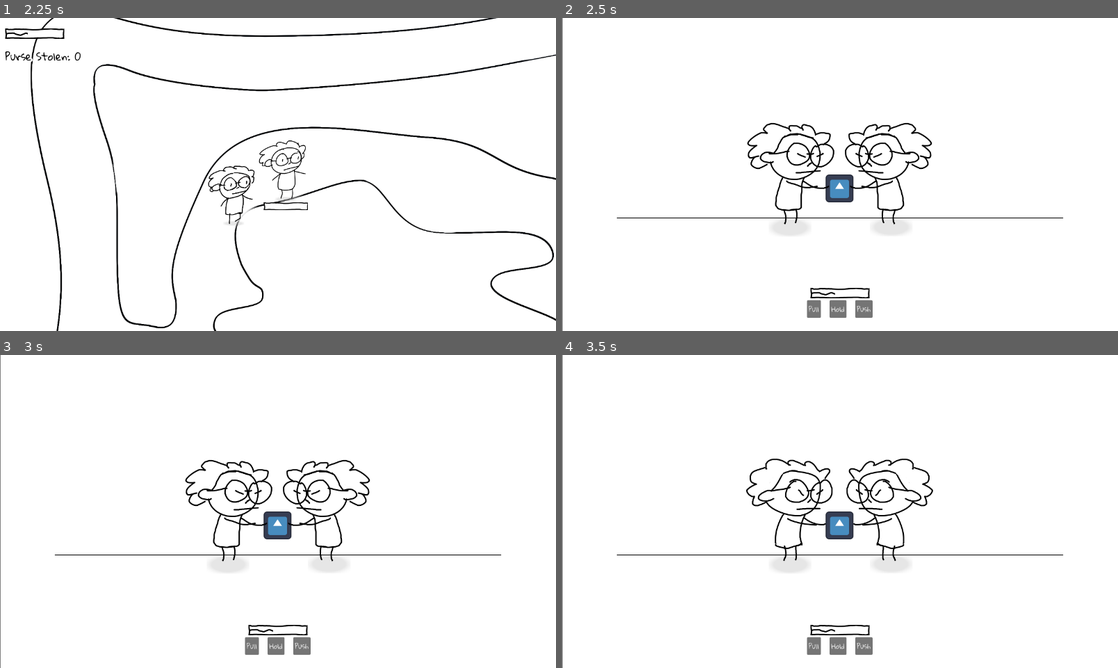
Above: before the commit, frames 1-4 (two rows, left to right).
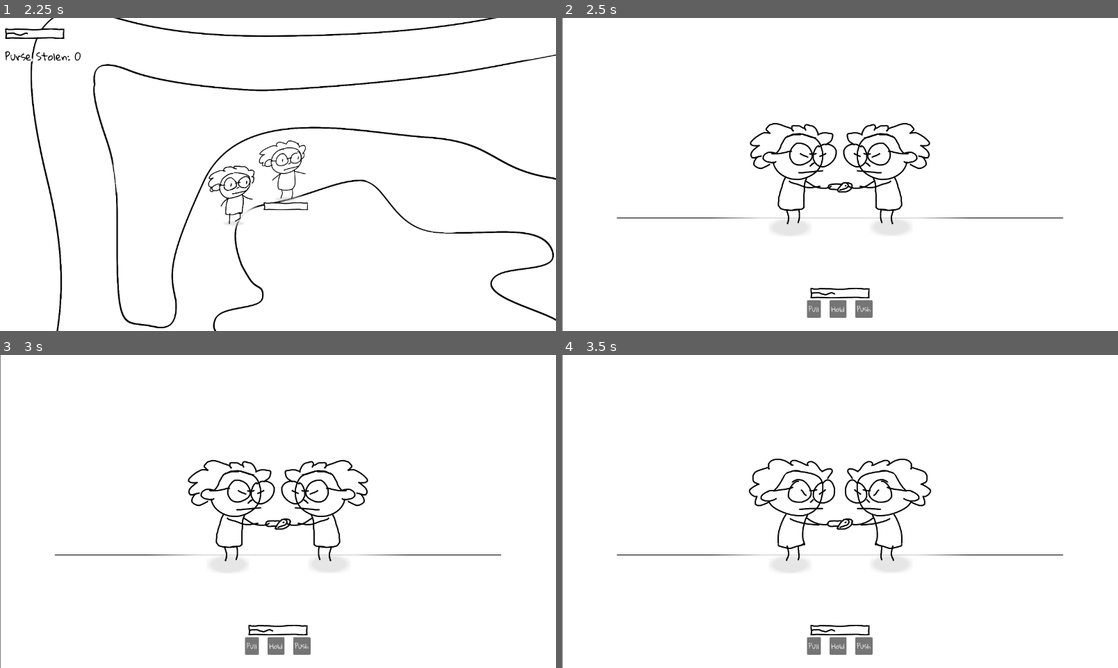
Above: after the commit, the same moments.

Repository: johnreybacal/gran-theft-aubrey
Game: Godot game, scene res://scenes/game_explore.tscn
Same seed, same stepped clock (60 frames per second), same inputs: the game is played once before the commit and once after it. The engine's default icon, where the game draws it, is replaced by a stand-in: a white triangle on a blue panel in a dark square.
Inputs:
- Up to frame 1 (2.25 s): hold D (move_right) 0.53-1.28 s; hold S (move_down) 1.28-2.03 s; hold D (move_right) from 2.03 s (still down)
- Up to frame 2 (2.5 s): keep holding D (move_right)
- Up to frame 3 (3 s): release D (move_right) at 2.78 s; hold W (move_up) from 2.78 s (still down)
- Up to frame 4 (3.5 s): keep holding W (move_up)

Frame 1 is identical in both runs. In frame 2, 2.7% of the frame differs, in the area x 27-73%, y 33-66%; in frame 3, 2.7%; in frame 4, 2.7%.

Commit message:
purse animation

Diff:
--- a/scenes/game_fight.tscn
+++ b/scenes/game_fight.tscn
@@ -1,9 +1,50 @@
 [gd_scene format=3 uid="uid://dq1f3a7kx5b3m"]
 
-[ext_resource type="Texture2D" uid="uid://un76w2rvhpw7" path="res://icon.svg" id="1_cxknj"]
 [ext_resource type="Script" uid="uid://do1dah6xinhq4" path="res://scripts/game_fight.gd" id="1_ysmxf"]
 [ext_resource type="PackedScene" uid="uid://de8gr68jo3eno" path="res://scenes/hud_fight.tscn" id="2_fxrkh"]
 [ext_resource type="SpriteFrames" uid="uid://c3fivx5xvy8ox" path="res://resources/granny_fight_sprite_frames.tres" id="2_ysmxf"]
+[ext_resource type="Texture2D" uid="uid://dpxldwadc6ywm" path="res://assets/sprites/purse.png" id="3_pewl6"]
+
+[sub_resource type="Gradient" id="Gradient_j7g34"]
+offsets = PackedFloat32Array(0.5462963, 0.9660494)
+colors = PackedColorArray(0, 0, 0, 1, 1, 1, 1, 0)
+
+[sub_resource type="GradientTexture2D" id="GradientTexture2D_pewl6"]
+gradient = SubResource("Gradient_j7g34")
+fill = 1
+fill_from = Vector2(0.5, 0.5)
+fill_to = Vector2(1, 1)
+
+[sub_resource type="AtlasTexture" id="AtlasTexture_hpqlm"]
+atlas = ExtResource("3_pewl6")
+region = Rect2(0, 0, 64, 32)
+
+[sub_resource type="AtlasTexture" id="AtlasTexture_k6vsr"]
+atlas = ExtResource("3_pewl6")
+region = Rect2(64, 0, 64, 32)
+
+[sub_resource type="SpriteFrames" id="SpriteFrames_0ufdv"]
+animations = [{
+"frames": [{
+"duration": 1.0,
+"texture": SubResource("AtlasTexture_hpqlm")
+}, {
+"duration": 1.0,
+"texture": SubResource("AtlasTexture_k6vsr")
+}],
+"loop": true,
+"name": &"default",
+"speed": 3.0
+}]
+
+[sub_resource type="Gradient" id="Gradient_1qjc3"]
+offsets = PackedFloat32Array(0.055989582, 0.4674479, 0.70703125)
+colors = PackedColorArray(1, 1, 1, 1, 1, 1, 1, 1, 1, 1, 1, 0)
+
+[sub_resource type="GradientTexture2D" id="GradientTexture2D_hpqlm"]
+gradient = SubResource("Gradient_1qjc3")
+fill = 1
+fill_from = Vector2(0.5, 0.5)
 
 [sub_resource type="Gradient" id="Gradient_fiwcs"]
 offsets = PackedFloat32Array(1)
@@ -20,39 +61,50 @@
 gradient = SubResource("Gradient_pewl6")
 width = 1028
 
-[sub_resource type="Gradient" id="Gradient_j7g34"]
-offsets = PackedFloat32Array(0.5462963, 0.9660494)
-colors = PackedColorArray(0, 0, 0, 1, 1, 1, 1, 0)
-
-[sub_resource type="GradientTexture2D" id="GradientTexture2D_pewl6"]
-gradient = SubResource("Gradient_j7g34")
-fill = 1
-fill_from = Vector2(0.5, 0.5)
-fill_to = Vector2(1, 1)
-
 [node name="GameFight" type="Node2D" unique_id=872867695]
 script = ExtResource("1_ysmxf")
 
 [node name="Player" type="AnimatedSprite2D" parent="." unique_id=1463870124]
 z_index = 1
-position = Vector2(-111, 0)
+position = Vector2(-105, 0)
 sprite_frames = ExtResource("2_ysmxf")
-animation = &"win"
+animation = &"hold"
 autoplay = "hold"
-frame_progress = 0.93297553
+frame_progress = 0.03810904
+
+[node name="Shadow" type="Sprite2D" parent="Player" unique_id=1790879024]
+modulate = Color(1, 1, 1, 0.1)
+position = Vector2(-10, 122)
+scale = Vector2(1.525, 0.668)
+texture = SubResource("GradientTexture2D_pewl6")
+
+[node name="Purse" type="AnimatedSprite2D" parent="." unique_id=372568570]
+z_index = 5
+position = Vector2(0, 30)
+sprite_frames = SubResource("SpriteFrames_0ufdv")
+autoplay = "default"
+frame_progress = 0.8314093
 
 [node name="Enemy" type="AnimatedSprite2D" parent="." unique_id=1412914829]
 z_index = 1
-position = Vector2(109, 0)
+position = Vector2(105, 0)
 sprite_frames = ExtResource("2_ysmxf")
-animation = &"push"
+animation = &"hold"
 autoplay = "hold"
+frame_progress = 0.005072095
 flip_h = true
 
-[node name="Purse" type="Sprite2D" parent="." unique_id=773172291]
-position = Vector2(-1, 32)
-scale = Vector2(0.5, 0.5)
-texture = ExtResource("1_cxknj")
+[node name="Shadow2" type="Sprite2D" parent="Enemy" unique_id=1267223841]
+modulate = Color(1, 1, 1, 0.1)
+position = Vector2(13, 121)
+scale = Vector2(1.525, 0.668)
+texture = SubResource("GradientTexture2D_pewl6")
+
+[node name="Backdrop" type="Sprite2D" parent="." unique_id=651798517]
+modulate = Color(1, 1, 1, 0.78700006)
+position = Vector2(2.3841858e-07, 49)
+scale = Vector2(10, 5)
+texture = SubResource("GradientTexture2D_hpqlm")
 
 [node name="CanvasLayer" type="CanvasLayer" parent="." unique_id=1293225925]
 
@@ -61,29 +113,17 @@
 [node name="Camera2D" type="Camera2D" parent="." unique_id=1781743093]
 position_smoothing_enabled = true
 
-[node name="Sprite2D3" type="Sprite2D" parent="." unique_id=2102962692]
+[node name="BG" type="Sprite2D" parent="." unique_id=2102962692]
 z_index = -1
 position = Vector2(4.4999695, 6.5)
 scale = Vector2(20.109375, 11.765625)
 texture = SubResource("GradientTexture2D_ysmxf")
 
-[node name="Sprite2D4" type="Sprite2D" parent="." unique_id=915769826]
+[node name="Line" type="Sprite2D" parent="." unique_id=915769826]
 z_index = -1
 position = Vector2(0, 100)
 scale = Vector2(1, 2)
 texture = SubResource("GradientTexture1D_hpqlm")
-
-[node name="Shadow" type="Sprite2D" parent="Sprite2D4" unique_id=1790879024]
-modulate = Color(1, 1, 1, 0.1)
-position = Vector2(-115, 11)
-scale = Vector2(1.525, 0.334)
-texture = SubResource("GradientTexture2D_pewl6")
-
-[node name="Shadow2" type="Sprite2D" parent="Sprite2D4" unique_id=1267223841]
-modulate = Color(1, 1, 1, 0.1)
-position = Vector2(118, 10.5)
-scale = Vector2(1.525, 0.334)
-texture = SubResource("GradientTexture2D_pewl6")
 
 [node name="MoveTimer" type="Timer" parent="." unique_id=539509820]
 one_shot = true
--- a/scripts/game_fight.gd
+++ b/scripts/game_fight.gd
@@ -1,8 +1,9 @@
 extends Node2D
 
 @onready var hud: HudFight = $CanvasLayer/HudFight
-@onready var player_animation: AnimatedSprite2D = $Player
-@onready var enemy_animation: AnimatedSprite2D = $Enemy
+@onready var player: AnimatedSprite2D = $Player
+@onready var purse: AnimatedSprite2D = $Purse
+@onready var enemy: AnimatedSprite2D = $Enemy
 @onready var move_timer: Timer = $MoveTimer
 
 var is_encounter_over: bool = false
@@ -16,8 +17,8 @@
     hud.set_max_arthritis(StateManager.player.max_arthritis)
     hud.move_selected.connect(_on_move)
 
-    player_animation.animation_finished.connect(_on_player_animation_finished)
-    enemy_animation.animation_finished.connect(_on_enemy_animation_finished)
+    player.animation_finished.connect(_on_player_animation_finished)
+    enemy.animation_finished.connect(_on_enemy_animation_finished)
 
 func _on_visibility_changed() -> void:
     $CanvasLayer.visible = visible
@@ -30,9 +31,13 @@
     hud.clear_log()
     hud.update_arthritis(StateManager.player.arthritis)
 
-    _play_animation(player_animation, Meta.Moves.Hold)
-    _play_animation(enemy_animation, Meta.Moves.Hold)
+    _play_animation(player, Meta.Moves.Hold)
+    _play_animation(enemy, Meta.Moves.Hold)
     $Camera2D.enabled = true
+
+    purse.rotation_degrees = 0
+    purse.position = Vector2(0, 30)
+    purse.flip_v = false
 
 func _on_encounter_end():
     hide()
@@ -44,10 +49,17 @@
         return
     var is_draw = false
     var enemy_move: Meta.Moves = Meta.Moves.values().pick_random()
-    _play_animation(player_animation, move)
-    _play_animation(enemy_animation, enemy_move)
+    _play_animation(player, move)
+    _play_animation(enemy, enemy_move)
 
     hud.append_log("You used " + Meta.get_move_name(move) + " | Enemy used " + Meta.get_move_name(enemy_move))
+
+    if move == Meta.Moves.Pull:
+        purse.scale.x += .125
+        purse.position.x -= 5
+    if enemy_move == Meta.Moves.Pull:
+        purse.scale.x += .125
+        purse.position.x += 5
 
     if move == enemy_move:
         is_draw = true
@@ -78,17 +90,17 @@
             is_encounter_over = true
             move_timer.wait_time = 3
             hud.append_log("LOST: Your knee hurts")
-            _play_animation(player_animation, move, true)
-            _play_win_animation.call_deferred(enemy_animation)
+            _play_animation(player, move, true)
+            _play_win_animation.call_deferred(enemy)
     else:
         is_encounter_over = true
         move_timer.wait_time = 3
         if is_winner:
-            _play_animation(enemy_animation, enemy_move, true)
-            _play_win_animation.call_deferred(player_animation)
+            _play_animation(enemy, enemy_move, true)
+            _play_win_animation.call_deferred(player)
         else:
-            _play_animation(player_animation, move, true)
-            _play_win_animation.call_deferred(enemy_animation)
+            _play_animation(player, move, true)
+            _play_win_animation.call_deferred(enemy)
 
     move_timer.start()
 
@@ -112,17 +124,26 @@
     await get_tree().create_timer(1.0).timeout
     target.play("win")
 
+    purse.rotation_degrees = 90
+    if is_winner:
+        purse.position = Vector2(-75, 35)
+    else:
+        purse.position = Vector2(75, 35)
+        purse.flip_v = true
+
 func _on_move_timer_timeout() -> void:
     if is_encounter_over:
         EventBus.on_encounter_end.emit(StateManager.encounter_enemy_id, is_winner)
     else:
-        _play_animation(player_animation, Meta.Moves.Hold)
-        _play_animation(enemy_animation, Meta.Moves.Hold)
+        _play_animation(player, Meta.Moves.Hold)
+        _play_animation(enemy, Meta.Moves.Hold)
+        purse.scale.x = 1
+        purse.position.x = 0
 
 func _on_player_animation_finished():
-    if not player_animation.animation.ends_with("_end") and not is_winner:
-        player_animation.play(player_animation.animation + "_end")
+    if not player.animation.ends_with("_end") and not is_winner:
+        player.play(player.animation + "_end")
 
 func _on_enemy_animation_finished():
-    if not enemy_animation.animation.ends_with("_end") and is_winner:
-        enemy_animation.play(enemy_animation.animation + "_end")
+    if not enemy.animation.ends_with("_end") and is_winner:
+        enemy.play(enemy.animation + "_end")
Binary file added: assets/sprites/purse.png
Not shown, added: assets/sprites/purse.png.import
Not shown, added: assets/.granny_animations.kra-autosave.kra
